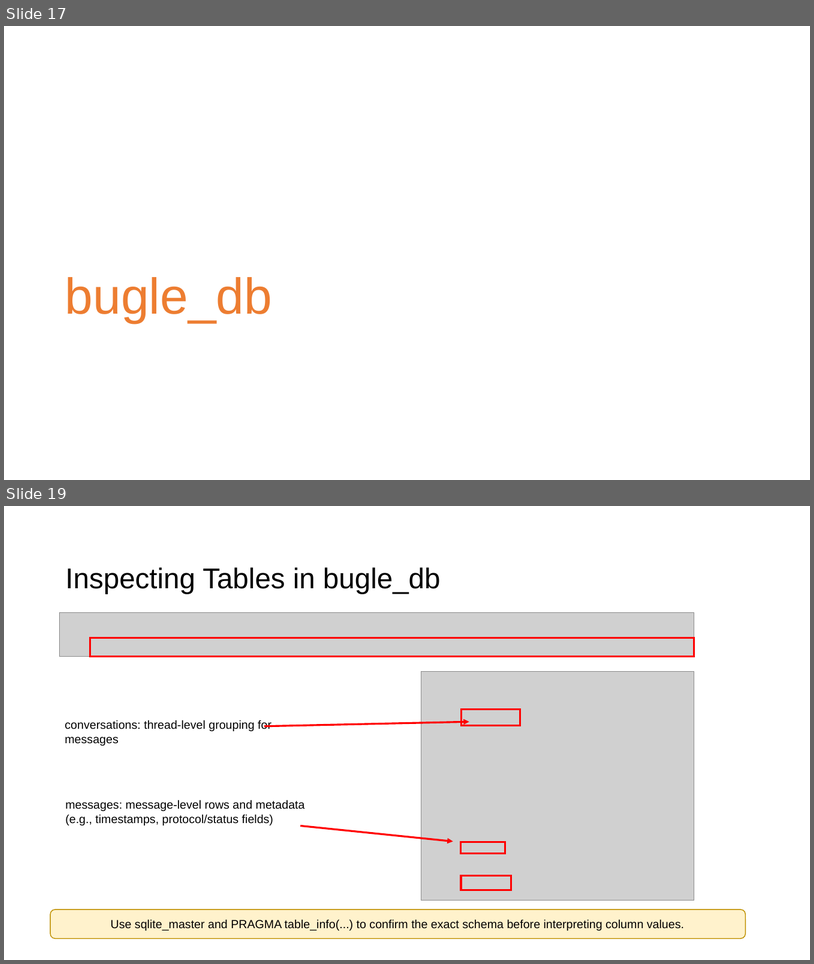
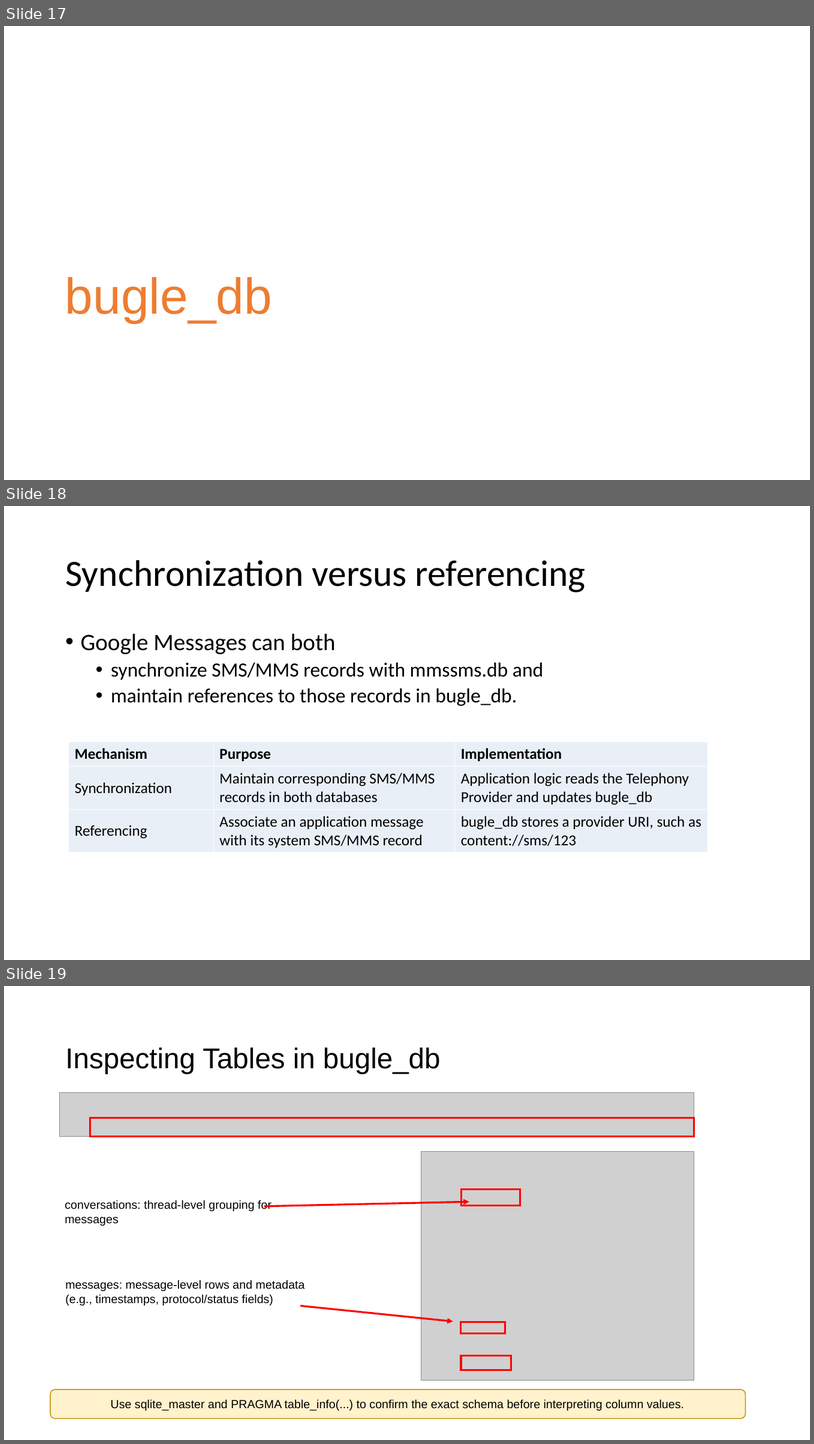
Before and after one commit to frankwxu/digital-forensics-lab, a slide deck: Android10/5_2_1_GMS_App_Investigations_Messaging.pptx. Shown one above the other, each under a label of ours: slides 17 and 19 before the commit, slides 17, 18 and 19 after it; the slides between them are not shown. The pictures are 814x964 and 814x1444 pixels, drawn with LibreOffice and Linux fonts; fonts in the diff are those of the drawing; grey boxes stand for pictures; background and template pictures are left out. Boxes give left, top, right and bottom in pixels: in the first picture for what was removed or moved away, otherwise in the second. Text is boxed around its words. In the diff, an @@ line names an element or a change of style, - is before the commit and + after.

```diff
--- a/Android10/5_2_1_GMS_App_Investigations_Messaging.pptx
+++ b/Android10/5_2_1_GMS_App_Investigations_Messaging.pptx
@@ slide 18 added at bbox=[4, 506, 810, 960], background #FFFFFF @@
@@ title added at bbox=[65, 560, 586, 592], 44 pt, text #000000 @@
+Synchronization versus referencing
@@ text added at bbox=[81, 633, 543, 706], 24 pt, text #000000 @@
+• Google Messages can both
+  • synchronize SMS/MMS records with mmssms.db and
+  • maintain references to those records in bugle_db.
@@ table added at bbox=[69, 742, 709, 851], 3 rows, 3 columns @@
+Mechanism | Purpose | Implementation
+Synchronization | Maintain corresponding SMS/MMS records in both databases | Application logic reads the Telephony Provider and updates bugle_db
+Referencing | Associate an application message with its system SMS/MMS record | bugle_db stores a provider URI, such as content://sms/123
```
Also in this commit, not shown: 4 slides changed, 3 other slides added, 4 slides removed.
